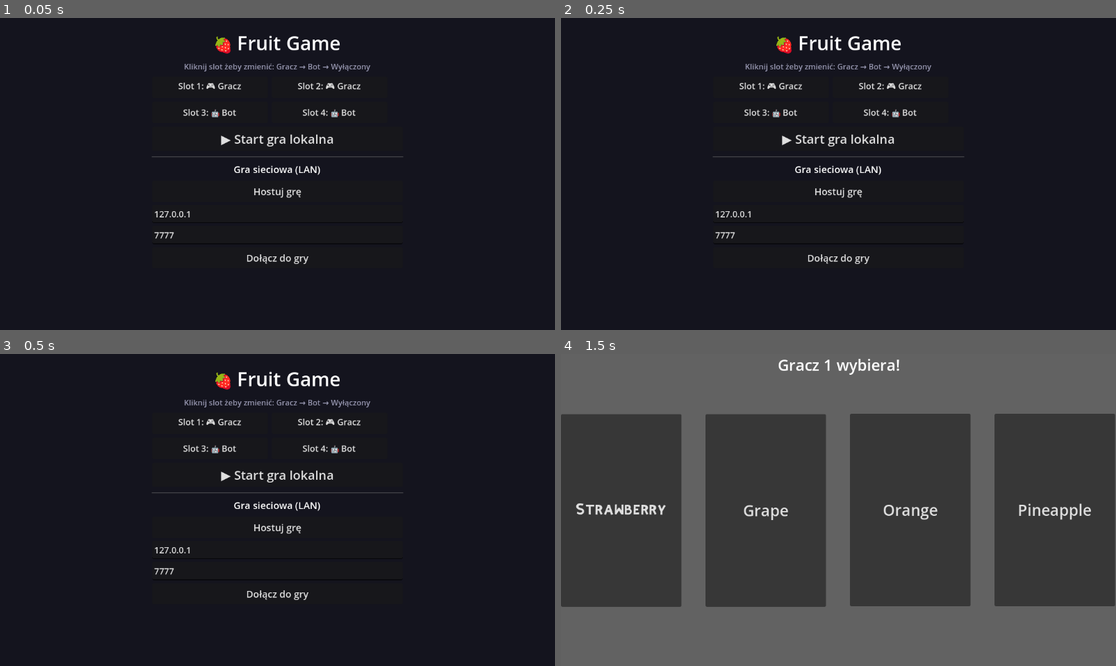
Above: before the commit, frames 1-4 (two rows, left to right).
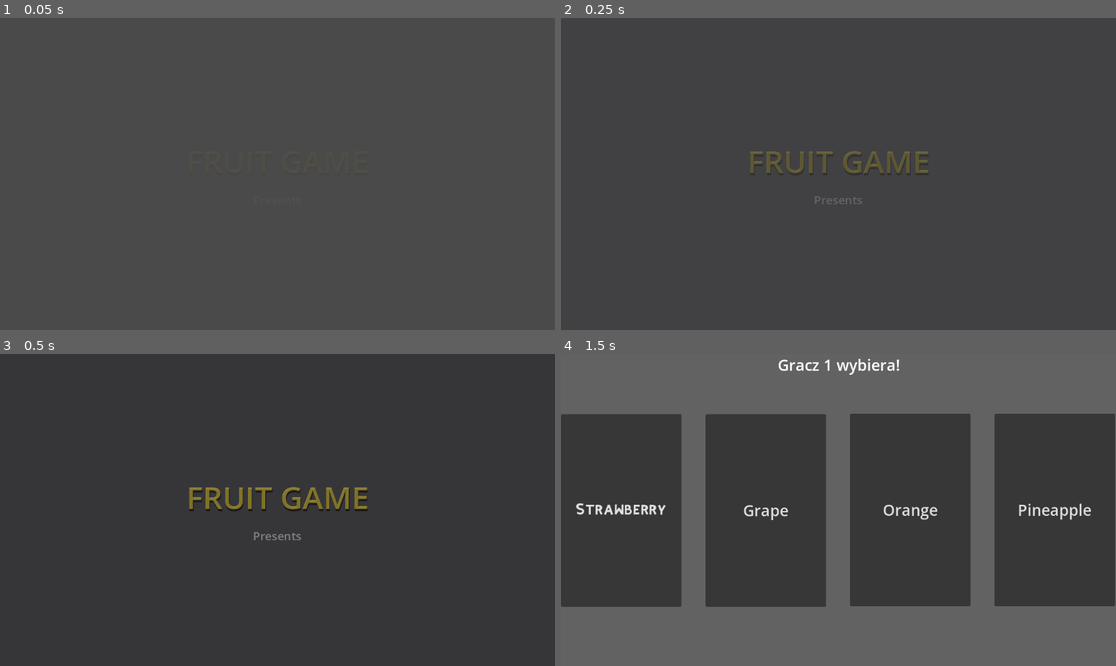
Above: after the commit, the same moments.

Repository: mamamd3/Fruit-Game
Game: Godot game, scene res://scenes/ui/splash_screen.tscn
The game is run twice, just before and just after one commit, with the same random seed, the same clock (stepped at 60 frames per second) and the same inputs. Before the commit the project starts from res://scenes/ui/main_menu.tscn.
Inputs (mouse positions are in pixels of both pictures, inside the frame that each line leads up to):
- Up to frame 1 (0.05 s): no input
- Up to frame 2 (0.25 s): no input
- Up to frame 3 (0.5 s): no input
- Up to frame 4 (1.5 s): click (838, 475) at 0.5 s, where only the run before the commit has a clickable "▶ Start gra lokalna"; click (838, 475) at 1.25 s, where only the run after the commit has a clickable "▶ Start gra lokalna"

The runs differ from the first frame. In frame 1, 100% of the frame differs, in the area x 0-100%, y 0-100%; in frame 2, 99%; in frame 3, 99%; in frame 4, nothing differs.

Commit message:
feat: add splash screen scene and set as main entry point

Diff:
--- a/project.godot
+++ b/project.godot
@@ -11,7 +11,7 @@
 [application]
 
 config/name="gra"
-run/main_scene="res://scenes/ui/main_menu.tscn"
+run/main_scene="res://scenes/ui/splash_screen.tscn"
 config/features=PackedStringArray("4.3", "Forward Plus")
 config/icon="res://icon.svg"
 
--- /dev/null
+++ b/scenes/ui/splash_screen.tscn
@@ -0,0 +1,54 @@
+[gd_scene load_steps=2 format=3 uid="uid://cxab3splashscrn"]
+
+[ext_resource type="Script" path="res://scripts/ui/splash_screen.gd" id="1_splsh"]
+
+[node name="SplashScreen" type="Control"]
+layout_mode = 3
+anchors_preset = 15
+anchor_right = 1.0
+anchor_bottom = 1.0
+grow_horizontal = 2
+grow_vertical = 2
+script = ExtResource("1_splsh")
+
+[node name="ColorRect" type="ColorRect" parent="."]
+layout_mode = 1
+anchors_preset = 15
+anchor_right = 1.0
+anchor_bottom = 1.0
+grow_horizontal = 2
+grow_vertical = 2
+color = Color(0.12, 0.12, 0.15, 1)
+
+[node name="CenterContainer" type="CenterContainer" parent="."]
+layout_mode = 1
+anchors_preset = 15
+anchor_right = 1.0
+anchor_bottom = 1.0
+grow_horizontal = 2
+grow_vertical = 2
+
+[node name="VBoxContainer" type="VBoxContainer" parent="CenterContainer"]
+layout_mode = 2
+theme_override_constants/separation = 20
+
+[node name="Title" type="Label" parent="CenterContainer/VBoxContainer"]
+layout_mode = 2
+theme_override_font_sizes/font_size = 64
+theme_override_colors/font_color = Color(0.9, 0.8, 0.2, 1)
+theme_override_colors/font_shadow_color = Color(0, 0, 0, 1)
+theme_override_constants/shadow_offset_y = 4
+text = "FRUIT GAME"
+horizontal_alignment = 1
+
+[node name="Subtitle" type="Label" parent="CenterContainer/VBoxContainer"]
+layout_mode = 2
+theme_override_font_sizes/font_size = 24
+theme_override_colors/font_color = Color(0.8, 0.8, 0.8, 1)
+text = "Presents"
+horizontal_alignment = 1
+
+[node name="Timer" type="Timer" parent="."]
+one_shot = true
+
+[connection signal="timeout" from="Timer" to="." method="_on_timer_timeout"]
